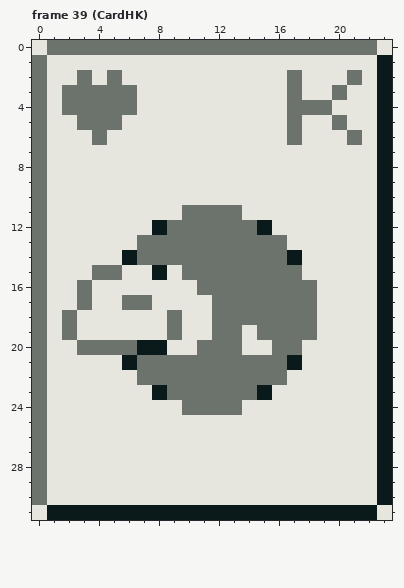
Pixel-art file, stored at assets/atlas/card.aseprite. Above, as it was before the edit.
24x32 pixels, 61 frames. Shown: frame 39 (CardHK). The commit also changed other frames, which this record leaves out.
After:
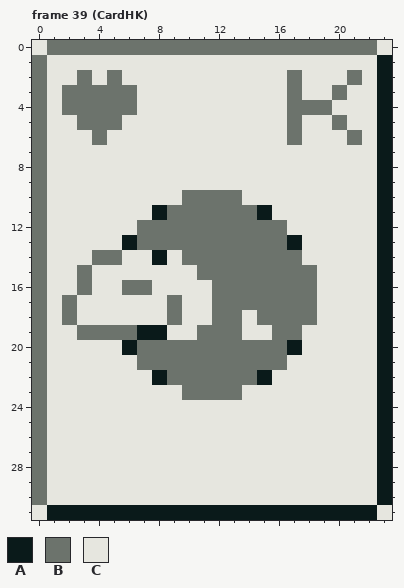
Palette (. is transparent): A #0a1a1a  B #6c736c  C #e6e6df
What changed:
Frame 39 (CardHK), layer "face":
The edit turns colour B into colour A in row 14 at x 8; in row 20 at x 6 and 17; in row 22 at x 8 and 15.
The edit turns colour C into colour A in row 11 at x 8 and 15; in row 13 at x 6 and 17; in row 19 at x 7 to 8.
The edit turns colour A into colour B in row 12 at x 8 and 15; in row 14 at x 17; in row 20 at x 7 to 8.
The edit turns colour C into colour B in row 10 at x 10 to 13; in row 11 at x 9 and 14; in row 12 at x 7 and 16; in row 14 at x 4 to 5; in row 15 at x 3 and 18; in row 16 at x 6 to 7.
The edit turns colour C into colour B in row 17 at x 2 and 9; in row 19 at x 3 to 6 and 11; in row 20 at x 9 to 10 and 14 to 15.
The edit turns colour A into colour C in row 14 at x 6; in row 15 at x 8; in row 21 at x 6 and 17; in row 23 at x 8 and 15.
The edit turns colour B into colour C in row 14 at x 7 and 9; in row 15 at x 4 to 5 and 10; in row 16 at x 11; in row 17 at x 3 and 6 to 7; in row 18 at x 14; in row 19 at x 2, 9, 15 and 18.
The edit turns colour B into colour C in row 20 at x 3 to 5; in row 22 at x 7 and 16; in row 23 at x 9 and 14; in row 24 at x 10 to 13.
Boxes around the changes in both pictures, in picture pixels (x1, y1, x2, y2):
changed: (62, 190, 317, 415)
